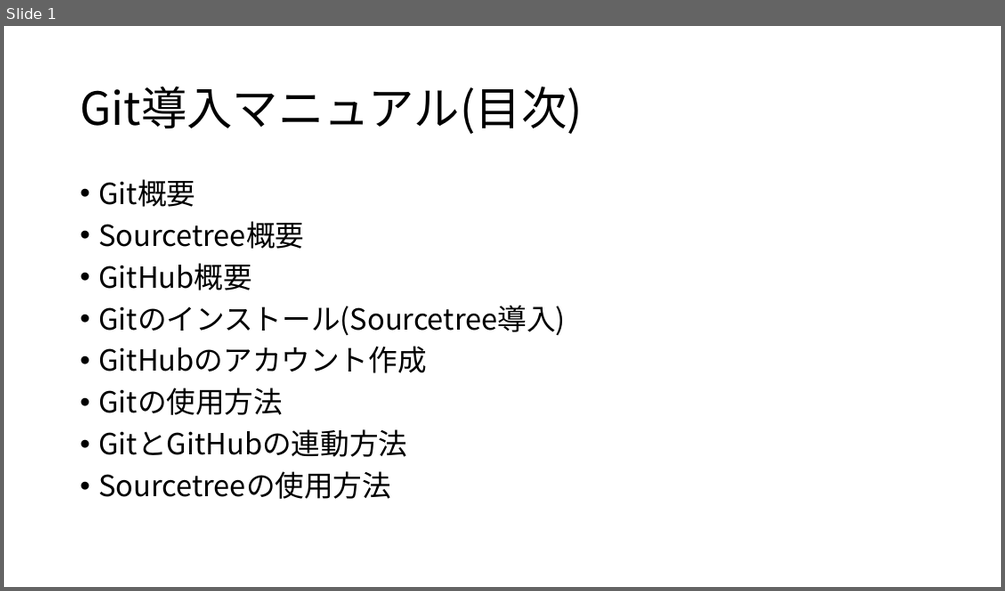
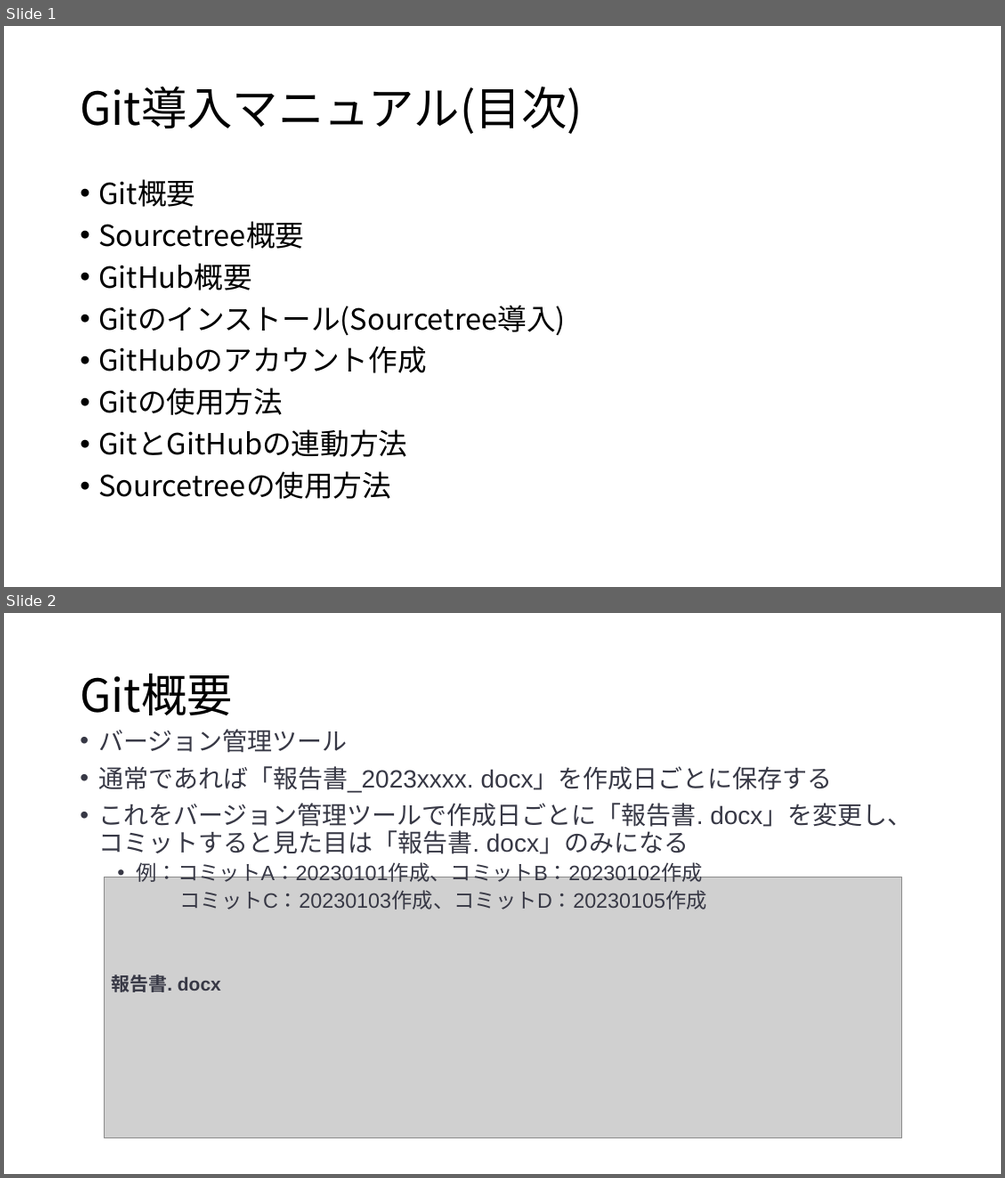
Before and after one commit to h-sasamura/test, a slide deck: Gti導入マニュアル.pptx. Shown one above the other, each under a label of ours: slide 1 before the commit, slides 1 and 2 after it. The pictures are 1005x591 and 1005x1178 pixels, drawn with LibreOffice and Linux fonts; fonts in the diff are those of the drawing; grey boxes stand for pictures. Boxes give left, top, right and bottom in pixels: in the first picture for what was removed or moved away, otherwise in the second. Text is boxed around its words. In the diff, an @@ line names an element or a change of style, - is before the commit and + after.

Commit message:
Git概要追加1

```diff
--- a/Gti導入マニュアル.pptx
+++ b/Gti導入マニュアル.pptx
@@ slide 2 added at (x1=4, y1=613, x2=1001, y2=1174), background #FFFFFF @@
@@ title added at (x1=80, y1=674, x2=233, y2=715), 44 pt, text #000000 @@
+Git概要
@@ text added at (x1=98, y1=729, x2=912, y2=909), 24 pt, text #373845 @@
+• バージョン管理ツール
+• 通常であれば「報告書_2023xxxx. docx」を作成日ごとに保存する
+• これをバージョン管理ツールで作成日ごとに「報告書. docx」を変更し、コミットすると見た目は「報告書. docx」のみになる
+  • 例：コミットA：20230101作成、コミットB：20230102作成
+  コミットC：20230103作成、コミットD：20230105作成
@@ picture added at (x1=104, y1=877, x2=901, y2=1138) @@
@@ text added at (x1=111, y1=974, x2=221, y2=992), 18 pt, text #373845, bold @@
+報告書. docx
```
Also in this commit, not shown: 1 other slide added.
